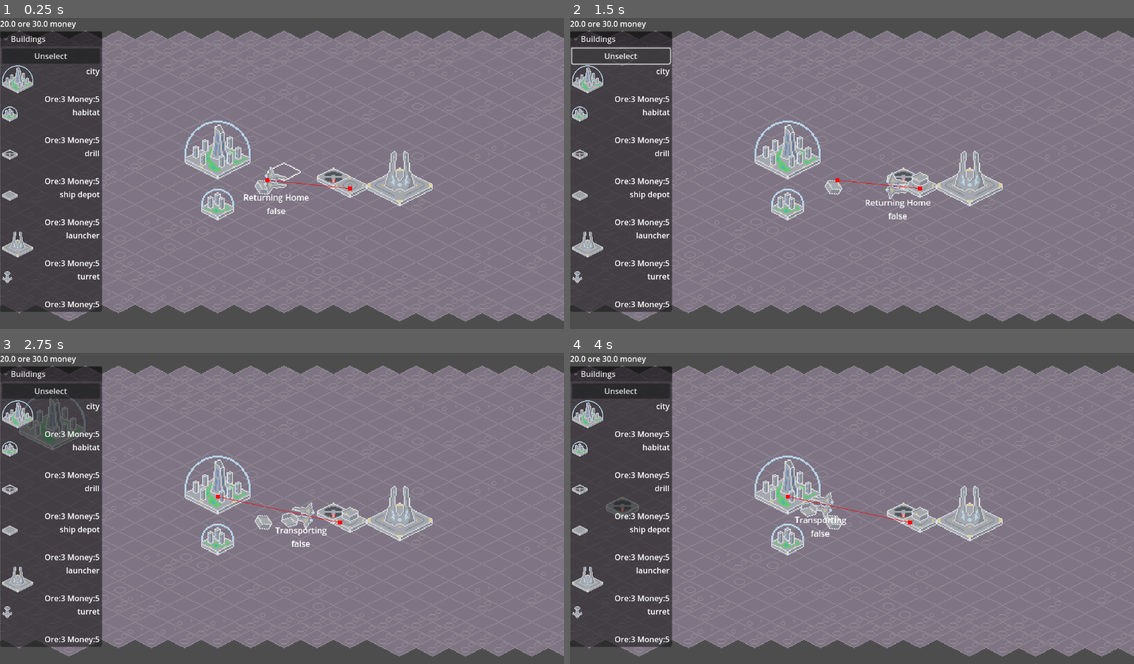
Above: before the commit, frames 1-4 (two rows, left to right).
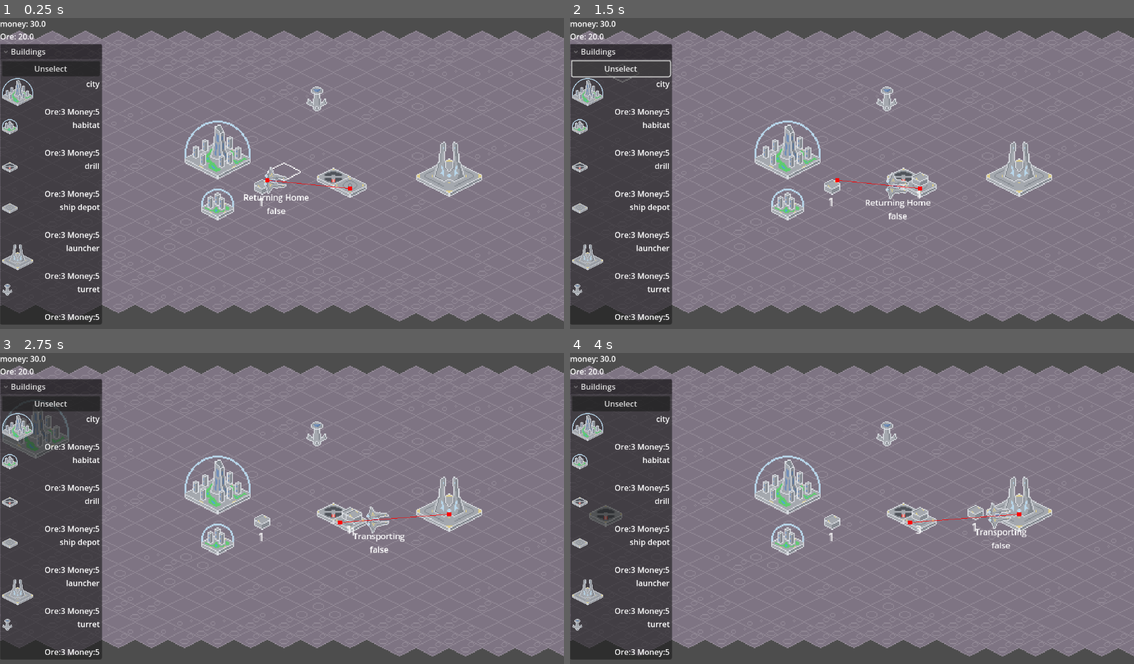
Above: after the commit, the same moments.

Repository: kevinn-t/cmpm-170-tower-defense
Game: Godot game, scene res://main scene.tscn
The game is run twice, just before and just after one commit, with the same random seed, the same clock (stepped at 60 frames per second) and the same inputs.
Inputs:
- Up to frame 1 (0.25 s): no input
- Up to frame 2 (1.5 s): click "turret" at 0.5 s; click "Unselect" at 1.25 s
- Up to frame 3 (2.75 s): click "city" at 2 s
- Up to frame 4 (4 s): click "habitat" at 2.75 s; click "drill" at 3.5 s

The runs differ from the first frame. In frame 1, 7.0% of the frame differs, in the area x 0-86%, y 0-99%; in frame 2, 7.0%; in frame 3, 8.0%; in frame 4, 7.7%.

Commit message:
containers look better in transport

Diff:
--- a/Prefabs/container.tscn
+++ b/Prefabs/container.tscn
@@ -16,3 +16,10 @@
 
 [node name="Dummy" type="CollisionShape2D" parent="." groups=["container"]]
 shape = SubResource("CircleShape2D_4rud1")
+
+[node name="Label" type="Label" parent="."]
+offset_left = -4.0
+offset_top = 5.0
+offset_right = 4.0
+offset_bottom = 28.0
+theme_override_font_sizes/font_size = 10
--- a/Prefabs/launcher.tscn
+++ b/Prefabs/launcher.tscn
@@ -18,3 +18,6 @@
 visible = false
 polygon = PackedVector2Array(32, 0, 0, -16, -32, 0, 0, 16)
 disabled = true
+
+[connection signal="onDelivery" from="." to="." method="_on_delivery"]
+[connection signal="timeout" from="Timer" to="." method="_on_timer_timeout"]
--- a/Prefabs/ship_depot.tscn
+++ b/Prefabs/ship_depot.tscn
@@ -1,18 +1,11 @@
-[gd_scene load_steps=4 format=3 uid="uid://dml41df75scnh"]
+[gd_scene load_steps=3 format=3 uid="uid://dml41df75scnh"]
 
 [ext_resource type="Script" uid="uid://cao6f1elr876n" path="res://Scripts/ship_depot.gd" id="1_ierel"]
 [ext_resource type="PackedScene" uid="uid://riooch6ao270" path="res://Prefabs/Previews/ship_depot_sprite.tscn" id="2_qpmyw"]
 
-[sub_resource type="CircleShape2D" id="CircleShape2D_qpmyw"]
-
 [node name="Ship Depot" type="StaticBody2D" groups=["ship_depot"]]
 y_sort_enabled = true
 script = ExtResource("1_ierel")
-ore_stored = null
-max_ore_stored = null
-workers = null
-max_workers = null
-integrity = null
 
 [node name="Sprite2D" parent="." instance=ExtResource("2_qpmyw")]
 
@@ -23,15 +16,6 @@
 [node name="Timer" type="Timer" parent="."]
 autostart = true
 
-[node name="Package Check Area" type="Area2D" parent="."]
-z_index = 1
-
-[node name="CollisionShape2D" type="CollisionShape2D" parent="Package Check Area"]
-z_index = 10
-y_sort_enabled = true
-position = Vector2(0, -2)
-shape = SubResource("CircleShape2D_qpmyw")
-
 [node name="Route" type="Line2D" parent="."]
 
 [connection signal="timeout" from="Timer" to="." method="_on_timer_timeout"]
--- a/Prefabs/turret.tscn
+++ b/Prefabs/turret.tscn
@@ -3,7 +3,7 @@
 [ext_resource type="Script" uid="uid://buartb70omyqa" path="res://Scripts/turret.gd" id="1_ru586"]
 [ext_resource type="PackedScene" uid="uid://dbi5cyrhaxq0v" path="res://Prefabs/Previews/turret.tscn" id="1_s6tqq"]
 
-[node name="Turret" type="StaticBody2D"]
+[node name="Turret" type="StaticBody2D" groups=["turret"]]
 script = ExtResource("1_ru586")
 
 [node name="Sprite2D" parent="." instance=ExtResource("1_s6tqq")]
@@ -11,10 +11,12 @@
 offset = Vector2(0, 0)
 
 [node name="Dummy" type="CollisionPolygon2D" parent="."]
+visible = false
 polygon = PackedVector2Array(16, 0, 0, -8, -16, 0, 0, 8)
 disabled = true
 
 [node name="Damage Radius" type="Area2D" parent="."]
+visible = false
 
 [node name="CollisionPolygon2D" type="CollisionPolygon2D" parent="Damage Radius"]
 polygon = PackedVector2Array(0, -40, 80, 0, 0, 40, -80, 0)
--- a/Scripts/game_manager.gd
+++ b/Scripts/game_manager.gd
@@ -40,6 +40,10 @@
 	unitInfo = data["units"]
 	stored = data["starting_stored"]
 
+func _process(_delta: float) -> void:
+	$UI/VBoxContainer/Stored.text = "money: " + str(stored.money) + "\nOre: " + str(stored.ore)
+
+
 func subtractCost(cost : Dictionary) -> bool: # returns success
 	for key in cost.keys():
 		if stored.keys().has(key):
--- a/Scripts/ore_container.gd
+++ b/Scripts/ore_container.gd
@@ -6,3 +6,7 @@
 # but we dont want it empty
 @export var ore_stored : int = 1
 @export var max_ore : int = 15
+
+func _process(_delta: float) -> void:
+	$Label.text = str(ore_stored)
+	global_rotation_degrees = 0
--- a/Scripts/ore_launcher.gd
+++ b/Scripts/ore_launcher.gd
@@ -2,32 +2,15 @@
 
 @export var money_per_ore : int = 1
 @export var cooldown_time : float = 5
-@export var workers : int = 0
+@export var workers : int = 1
 @export var max_workers : int = 4
 
 @onready var shipment_cooldown : Timer = $Timer
 @onready var gm : GameManager = $"../.."
 
-'''
-increase velocity.y for every container in packages_in_loading
-do it on a cooldown
-after package reaches top bound of camera delete it and
-add money to game_manager.stored["money"]
-
-top of camera =
-position of camera
-+
-get_visible_rect().size.y / 2
-'''
-
-func _ready() -> void:
+func _process(_delta:float) -> void:
 	shipment_cooldown.wait_time = cooldown_time
 
-func _physics_process(_delta: float) -> void:
-	if (shipment_cooldown.time_left > 0 and workers > 0):
-		for child in get_children():
-			if child.is_in_group("container"):
-				var cam = $"../../Camera2D"
-				child.position.move_toward(Vector2(global_position.x, cam.get_screen_center_position()+cam.get_viewport_rect().size.y), 50)
-				shipment_cooldown.start()
-				gm.stored["money"] += child.ore_stored * money_per_ore
+func _on_delivery(ore: Variant) -> void:
+	if (workers > 0):
+		gm.stored["money"] += ore * money_per_ore
--- a/Scripts/ship_depot.gd
+++ b/Scripts/ship_depot.gd
@@ -1,19 +1,5 @@
 class_name TransportShipDepot
 extends Building
-
-'''
-for some reason this is only working when childed under PreviewParent
-cuz inside of Buildings, this keeps spawning new containers even though
-theres already one
-
-my goal for this is to push ore into a container if detected
-if not, make a container
-
-BUT if you Play, go to Scene->Remote->GameManager->Buildings->Ship Depot
-you'll see a ton of @StaticBody's being made
-
-BUT you don't see it happening to the Ship Depot under PreviewParent
-'''
 
 @export var ore_stored : int = 1
 @export var max_ore_stored : int = 10
@@ -24,7 +10,6 @@
 const SHIP = preload("res://Prefabs/ship.tscn")
 
 @export var destination : Building
-
 
 func _ready() -> void:
 	onBuilt.connect(on_built)
--- a/Scripts/transport_ship.gd
+++ b/Scripts/transport_ship.gd
@@ -4,17 +4,6 @@
 
 @export var package_attached : bool
 
-# store original depot for this ship
-# store package recipient
-
-# sit idle at its depot
-# if there is a package and it's full
-# 	child it
-#	start moving toward recipient
-# after delivered
-# 	come back and repeat
-
-# look at enums for state
 
 enum State { IDLE, TRANSPORTING, RETURNING }
 var current_state: State = State.IDLE
@@ -51,6 +40,7 @@
 				nav.target_position = home.global_position
 
 		State.TRANSPORTING:
+			my_container.global_position = global_position - Vector2(24,0)
 			if nav.is_navigation_finished():
 				home.destination.recieve_delivery(my_container)
 				current_state = State.RETURNING
@@ -65,7 +55,7 @@
 		velocity = direction
 	else:
 		velocity = Vector2.ZERO
-	print("vel " + str(velocity))
+	#print("vel " + str(velocity))
 	nav.set_velocity(velocity * nav.max_speed)
 	rotation = atan2(velocity.y, velocity.x)
 
@@ -84,5 +74,5 @@
 
 func _on_navigation_agent_2d_velocity_computed(safe_velocity: Vector2) -> void:
 	velocity = safe_velocity
-	print("Safe velocity " + str(safe_velocity))
+	#print("Safe velocity " + str(safe_velocity))
 	move_and_slide()
--- a/main scene.tscn
+++ b/main scene.tscn
@@ -12,6 +12,7 @@
 [ext_resource type="PackedScene" uid="uid://cbsn06bvv4s7i" path="res://Prefabs/habitat.tscn" id="9_c1o4b"]
 [ext_resource type="PackedScene" uid="uid://d2dghsgfkop01" path="res://Prefabs/container.tscn" id="10_neqfu"]
 [ext_resource type="Script" uid="uid://cy6epkvluaqq0" path="res://Scripts/cursor.gd" id="11_4rud1"]
+[ext_resource type="PackedScene" uid="uid://c1ityixm8ohp7" path="res://Prefabs/turret.tscn" id="14_52ei1"]
 [ext_resource type="Script" uid="uid://b84naho2s6x0q" path="res://Scripts/builder.gd" id="14_aovjg"]
 
 [sub_resource type="NavigationPolygon" id="NavigationPolygon_neqfu"]
@@ -105,16 +106,11 @@
 position = Vector2(64, 0)
 
 [node name="Launcher" parent="Buildings" instance=ExtResource("3_sgb2t")]
-position = Vector2(128, 8)
+position = Vector2(176, -1)
 
 [node name="Ship Depot" parent="Buildings" node_paths=PackedStringArray("destination") instance=ExtResource("4_aqyhw")]
 position = Vector2(80, 8)
-ore_stored = 1
-max_ore_stored = 10
-workers = 1
-max_workers = 2
-destination = NodePath("../City Center")
-integrity = 100
+destination = NodePath("../Launcher")
 
 [node name="Container" parent="Buildings/Ship Depot" instance=ExtResource("10_neqfu")]
 z_index = -1
@@ -123,6 +119,9 @@
 
 [node name="Habitat" parent="Buildings" instance=ExtResource("9_c1o4b")]
 position = Vector2(-48, 24)
+
+[node name="Turret" parent="Buildings" instance=ExtResource("14_52ei1")]
+position = Vector2(48, -71)
 
 [node name="UI" type="CanvasLayer" parent="."]
 
--- a/project.godot
+++ b/project.godot
@@ -24,6 +24,7 @@
 drill=""
 city_center=""
 habitat=""
+turret=""
 
 [input]
 
Not shown: 1 places in main scene.tscn that only renumber resources
